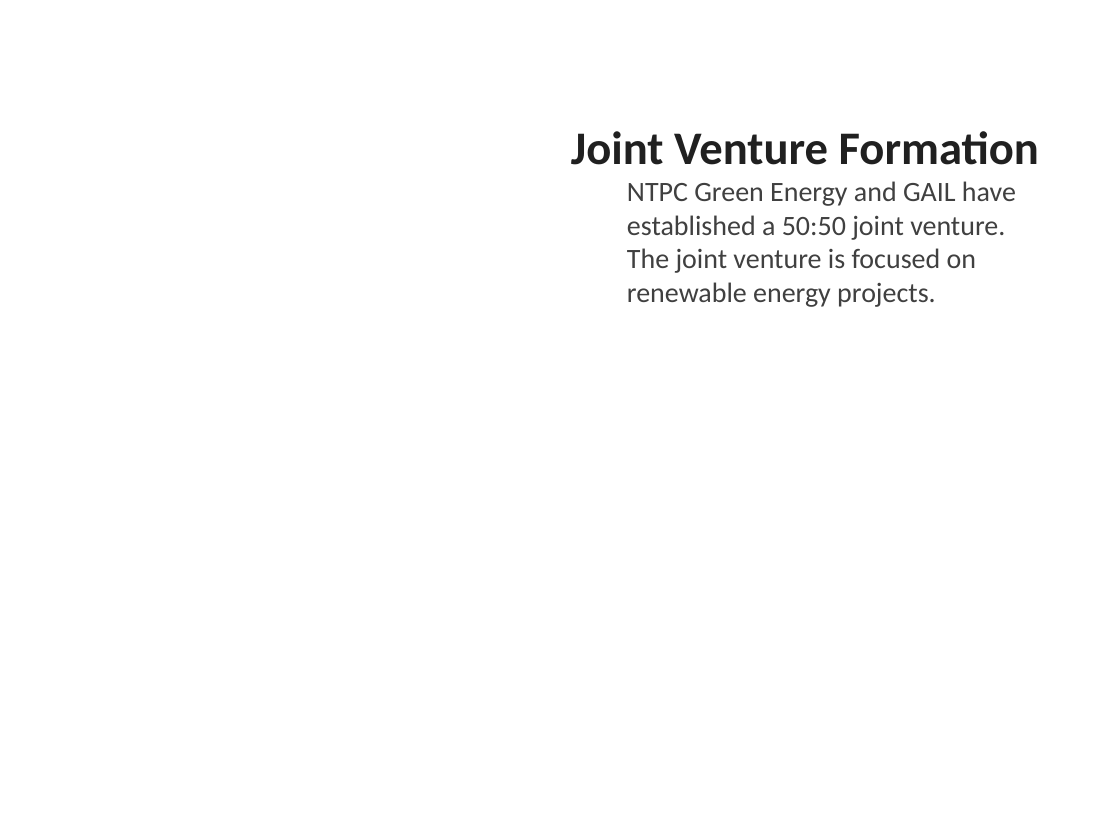
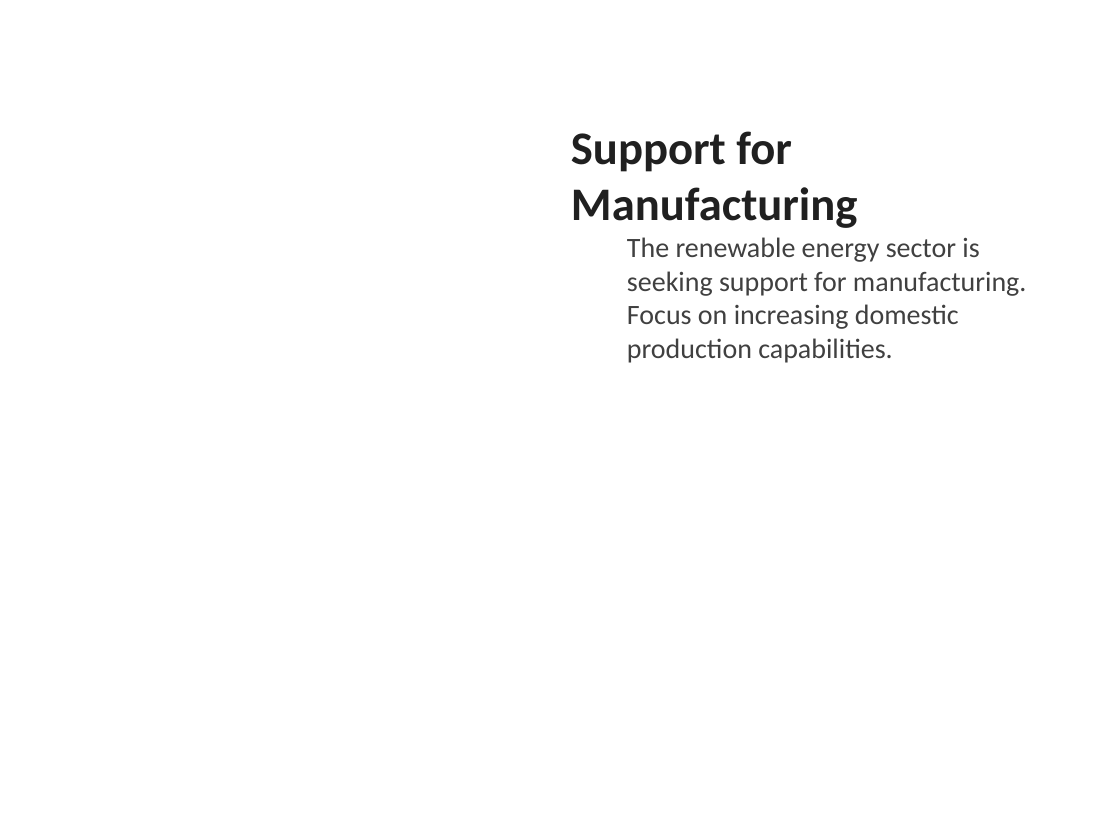
Before and after one commit to gauravsiemens1988/Linkedin-AI-Agent_Personal, a slide deck: slide 1 of drafts/linkedin_carousel.pptx. Drawn at 1120x840 pixels with LibreOffice and Linux fonts; fonts in the diff are those of the drawing. Boxes give left, top, right and bottom in pixels: in the first picture for what was removed or moved away, otherwise in the second. Text is boxed around its words. In the diff, an @@ line names an element or a change of style, - is before the commit and + after.

```diff
--- a/drafts/linkedin_carousel.pptx
+++ b/drafts/linkedin_carousel.pptx
@@ text at [571,131,1026,363]: text changed @@
-Joint Venture Formation
-  NTPC Green Energy and GAIL have established a 50:50 joint venture.
-  The joint venture is focused on renewable energy projects.
+Support for Manufacturing
+  The renewable energy sector is seeking support for manufacturing.
+  Focus on increasing domestic production capabilities.
```
Also in this commit, not shown: 2 other slides changed, 3 slides added, 3 slides removed, 1 other file.
